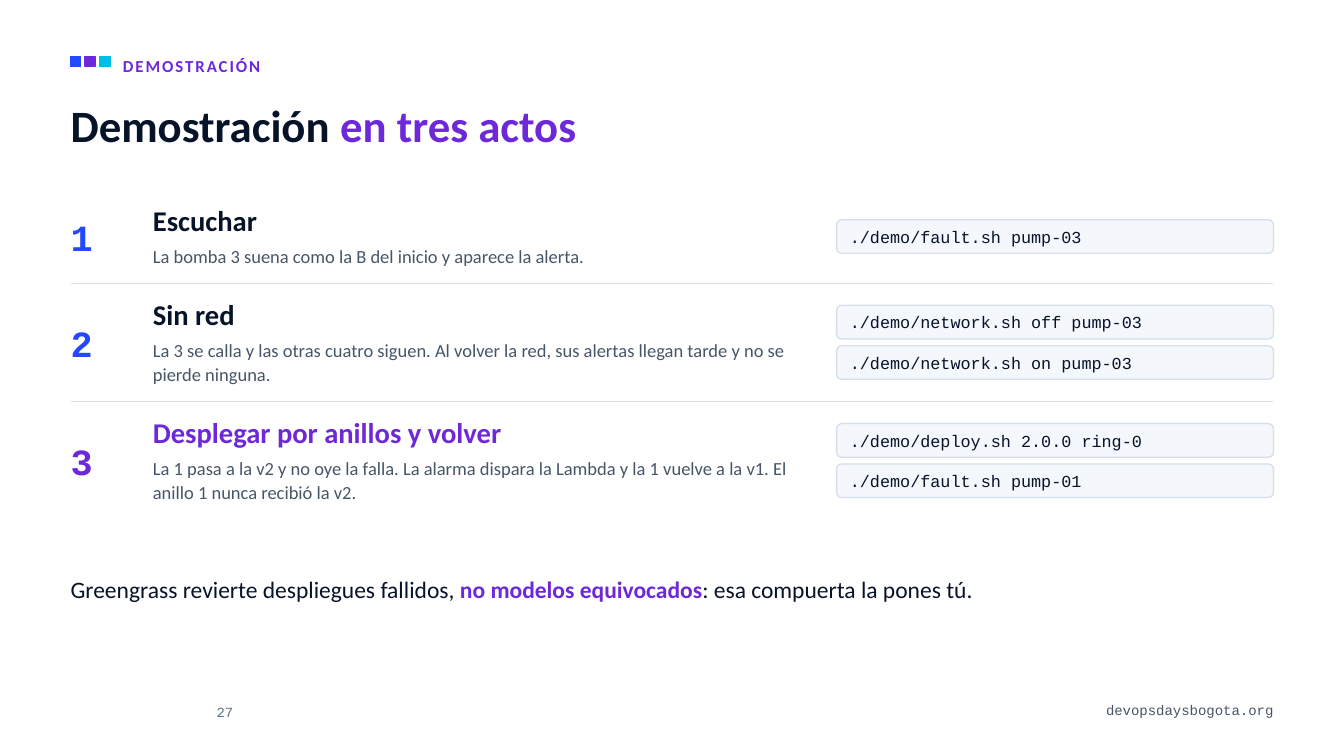
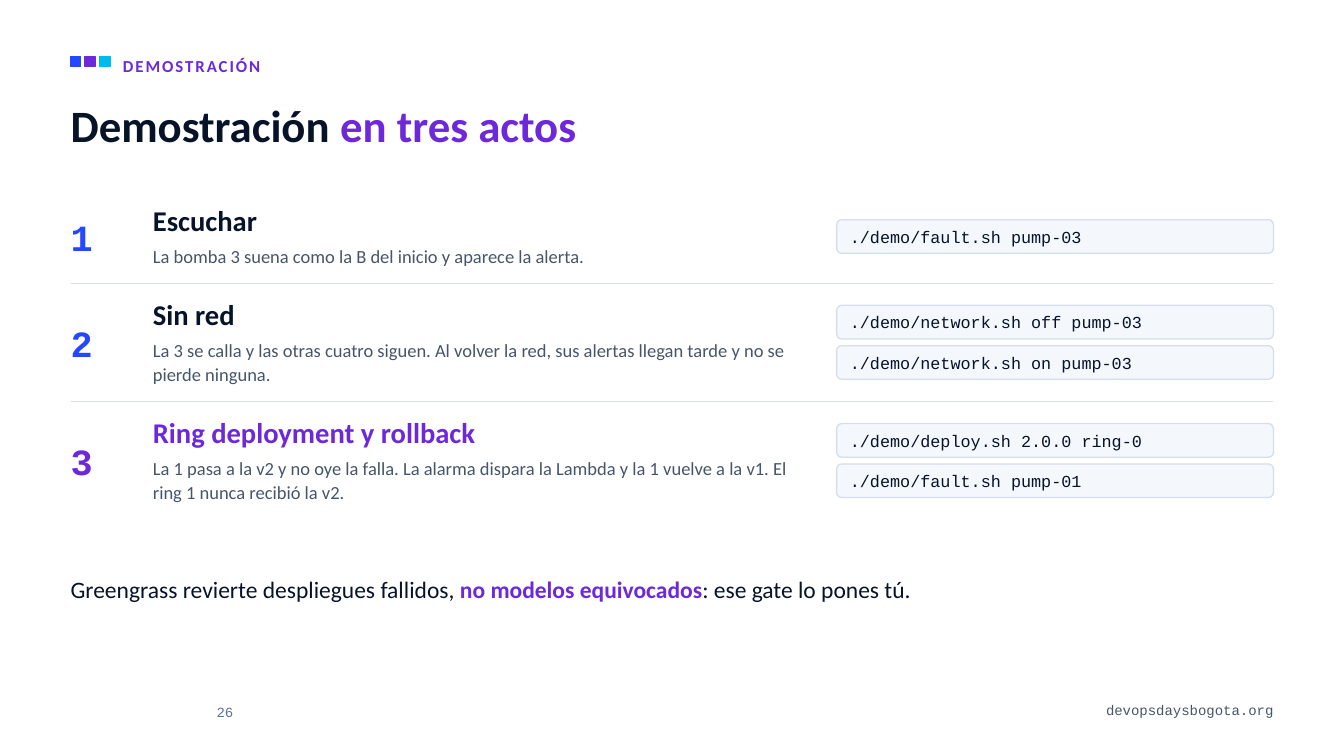
Before and after one commit to alejandro945/mlops-a-ciegas, a slide deck: slide 26 of talk/MLOps-a-ciegas-DevOpsDays-Bogota-2026.pptx (slide 27 before the commit). Drawn at 1344x756 pixels with LibreOffice and Linux fonts; fonts in the diff are those of the drawing; background and template pictures are left out. Boxes give left, top, right and bottom in pixels: in the first picture for what was removed or moved away, otherwise in the second. Text is boxed around its words. In the diff, an @@ line names an element or a change of style, - is before the commit and + after.

```diff
--- a/talk/MLOps-a-ciegas-DevOpsDays-Bogota-2026.pptx
+++ b/talk/MLOps-a-ciegas-DevOpsDays-Bogota-2026.pptx
@@ text at <box>153,423,475,448</box>: text changed @@
-Desplegar por anillos y volver
+Ring deployment y rollback
@@ text at <box>153,462,786,502</box>: text changed @@
-La 1 pasa a la v2 y no oye la falla. La alarma dispara la Lambda y la 1 vuelve a la v1. El anillo 1 nunca recibió la v2.
+La 1 pasa a la v2 y no oye la falla. La alarma dispara la Lambda y la 1 vuelve a la v1. El ring 1 nunca recibió la v2.
@@ text at <box>71,581,910,602</box>: text changed @@
-Greengrass revierte despliegues fallidos, no modelos equivocados: esa compuerta la pones tú.
+Greengrass revierte despliegues fallidos, no modelos equivocados: ese gate lo pones tú.
@@ page number at <box>217,707,234,717</box>: text changed @@
-27
+26
```
Also in this commit, not shown: 14 other slides changed, 1 slide removed, 7 other files.
